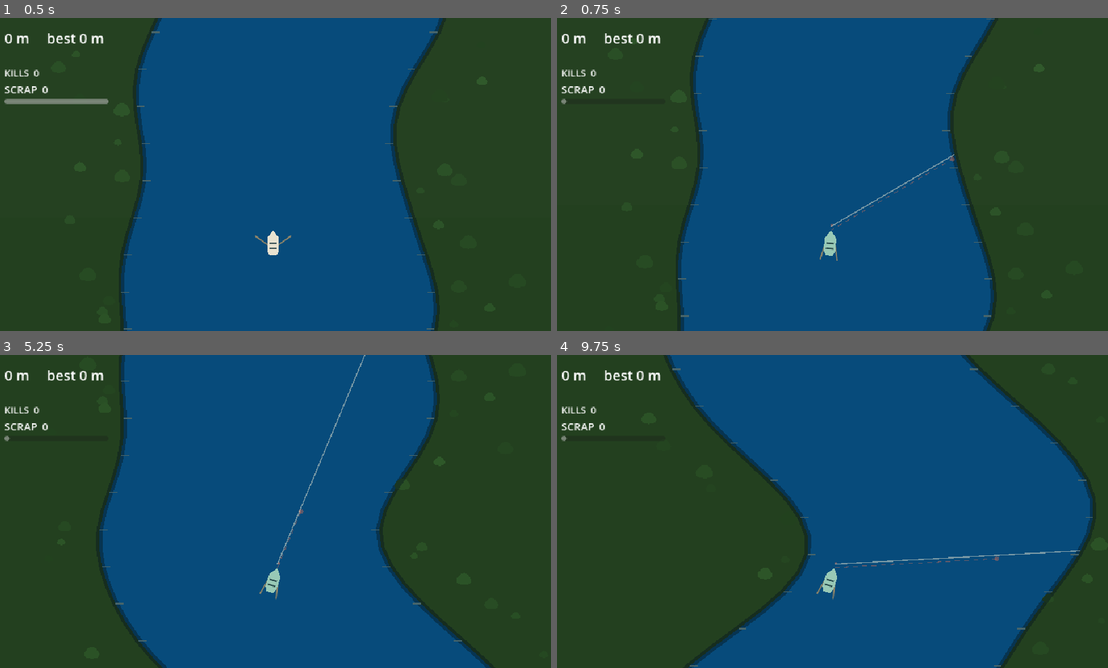
Above: before the commit, frames 1-4 (two rows, left to right).
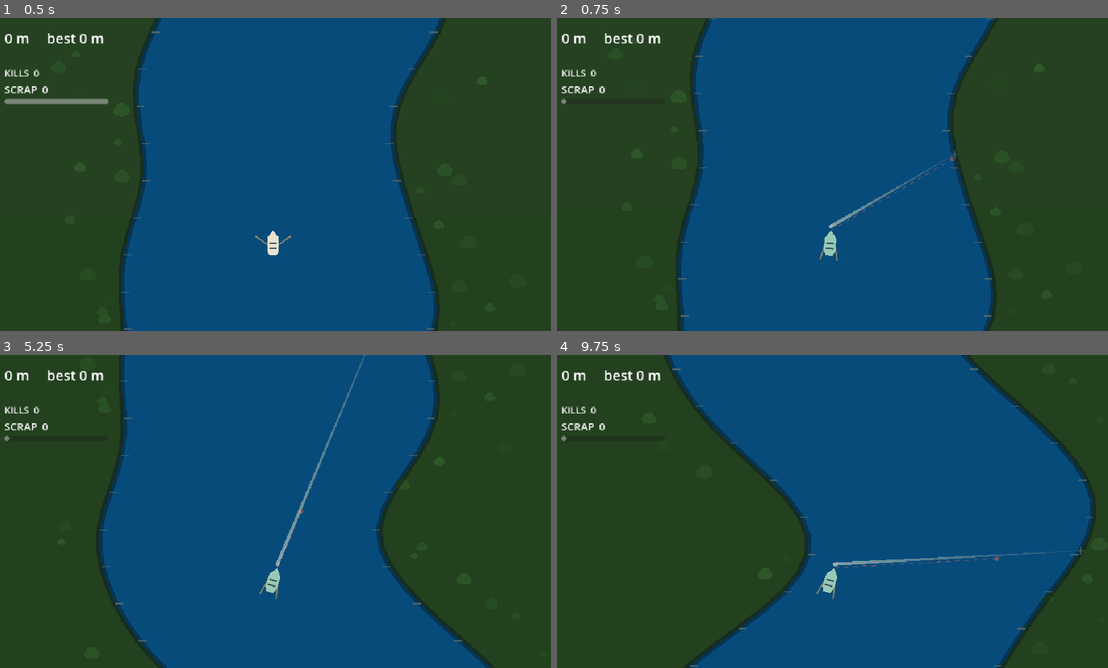
Above: after the commit, the same moments.

Repository: UnderstoodUseYourUsernameHere/break-water
Game: Godot game, scene res://scenes/Main.tscn
Two runs of this game, one before a commit and one after it. Both use one fixed random seed, a clock stepped at 60 frames per second and the inputs below.
Inputs (mouse positions are in pixels of both pictures, inside the frame that each line leads up to):
- Up to frame 1 (0.5 s): no input
- Up to frame 2 (0.75 s): tap Enter at 0.5 s; move the mouse to (953, 158) at 0.52 s; hold D (steer_right) from 0.53 s (still down); hold Right mouse button (aim) from 0.53 s (still down); click (953, 158) at 0.67 s
- Up to frame 3 (5.25 s): release D (steer_right) at 1.25 s; release Right mouse button (aim) at 1.25 s; drag from (159, 527) to (247, 574) at 1.27 s; move the mouse to (330, 442) at 2.02 s; hold D (steer_right) 2.03-2.75 s; tap E (interact) at 2.1 s; drag from (247, 574) to (104, 464) at 2.77 s; move the mouse to (440, 558) at 3.52 s; hold A (steer_left) 3.53-4.25 s; tap Alt at 3.6 s; drag from (104, 464) to (187, 433) at 4.27 s; move the mouse to (303, 511) at 5.02 s; hold Down from 5.03 s (still down); hold Right mouse button (aim) from 5.03 s (still down); click (303, 511) at 5.17 s
- Up to frame 4 (9.75 s): release Down at 5.75 s; release Right mouse button (aim) at 5.75 s; drag from (744, 433) to (716, 527) at 5.77 s; move the mouse to (953, 495) at 6.52 s; hold Up 6.53-7.25 s; tap E (interact) at 6.6 s; drag from (716, 527) to (804, 574) at 7.27 s; move the mouse to (887, 442) at 8.02 s; hold Down 8.03-8.75 s; tap Alt at 8.1 s; drag from (804, 574) to (661, 464) at 8.77 s; move the mouse to (997, 558) at 9.52 s; hold Up from 9.53 s (still down); hold Right mouse button (aim) from 9.53 s (still down); click (997, 558) at 9.67 s

Frame 1 is identical in both runs. In frame 2, 0.2% of the frame differs, in the area x 49-73%, y 42-68%; in frame 3, 0.3%; in frame 4, 0.3%, in the area x 49-96%, y 61-68%.

Commit message:
feat: add impact bursts on gun hit enemy or shore, improved enemy tell drawing, and improved boat weapon tracer

Diff:
--- a/scenes/enemies/BankGunner.tscn
+++ b/scenes/enemies/BankGunner.tscn
@@ -1,6 +1,7 @@
 [gd_scene format=3 uid="uid://u3ti26n4dkjo"]
 
 [ext_resource type="Script" uid="uid://8qwmehrhjrkx" path="res://scripts/enemies/bank_gunner.gd" id="1_67kqs"]
+[ext_resource type="Script" uid="uid://c0c3ybc15ex2b" path="res://scripts/enemies/tell_line.gd" id="2_7qlap"]
 [ext_resource type="Script" uid="uid://boijb80cus20x" path="res://scripts/enemies/enemy_marker.gd" id="2_swrly"]
 
 [sub_resource type="CircleShape2D" id="CircleShape2D_swrly"]
@@ -24,6 +25,7 @@
 visible = false
 width = 2.0
 default_color = Color(1, 0.88235295, 0.6039216, 1)
+script = ExtResource("2_7qlap")
 
 [node name="Visual" type="Node2D" parent="." unique_id=226840019]
 script = ExtResource("2_swrly")
--- a/scenes/enemies/Swimmer.tscn
+++ b/scenes/enemies/Swimmer.tscn
@@ -2,6 +2,7 @@
 
 [ext_resource type="Script" uid="uid://b61jdqwuhvq8d" path="res://scripts/enemies/swimmer.gd" id="1_afkkg"]
 [ext_resource type="Script" uid="uid://boijb80cus20x" path="res://scripts/enemies/enemy_marker.gd" id="2_kjsac"]
+[ext_resource type="Script" uid="uid://c0c3ybc15ex2b" path="res://scripts/enemies/tell_line.gd" id="2_tl00v"]
 
 [sub_resource type="CircleShape2D" id="CircleShape2D_afkkg"]
 radius = 12.0
@@ -19,6 +20,7 @@
 visible = false
 width = 2.0
 default_color = Color(1, 0.80784315, 0.4627451, 1)
+script = ExtResource("2_tl00v")
 
 [node name="Visual" type="Node2D" parent="." unique_id=416121768]
 script = ExtResource("2_kjsac")
--- a/scripts/enemies/bank_pulse.gd
+++ b/scripts/enemies/bank_pulse.gd
@@ -22,3 +22,25 @@
 		queue_free()
 	elif remaining_px <= 0.0:
 		queue_free()
+
+	queue_redraw()
+
+func _draw() -> void:
+	var back := -direction * 22.0
+
+	draw_line(
+		back,
+		Vector2.ZERO,
+		Color(1.0, 0.72, 0.35, 0.35),
+		3.0,
+		true
+	)
+	draw_line(
+		back * 0.45,
+		Vector2.ZERO,
+		Color(1.0, 0.86, 0.55, 0.7),
+		5.0,
+		true
+	)
+	draw_circle(Vector2.ZERO, 5.5, Color(1.0, 0.92, 0.70, 0.95))
+	draw_circle(Vector2.ZERO, 2.5, Color.WHITE)
--- /dev/null
+++ b/scripts/enemies/tell_line.gd
@@ -0,0 +1,31 @@
+extends Line2D
+
+@export var idle_width: float = 2.0
+@export var lock_width: float = 5.0
+@export var pulse_speed: float = 11.0
+
+@export var near_color := Color(1.0, 0.55, 0.25, 0.08)
+@export var far_color := Color(1.0, 0.32, 0.18, 0.9)
+
+func _ready() -> void:
+	var g := Gradient.new()
+	g.set_offset(0, 0.0)
+	g.set_offset(1, 1.0)
+	g.set_color(0, near_color)
+	g.set_color(1, far_color)
+	gradient = g
+
+	var c := Curve.new()
+	c.add_point(Vector2(0.0, 0.3))
+	c.add_point(Vector2(1.0, 1.0))
+	width_curve = c
+
+	begin_cap_mode = Line2D.LINE_CAP_ROUND
+	end_cap_mode = Line2D.LINE_CAP_ROUND
+
+func _process(delta: float) -> void:
+	if not visible:
+		return
+
+	var t := 0.5 + 0.5 * sin(float(Time.get_ticks_msec()) * 0.001 * pulse_speed)
+	width = lerpf(idle_width, lock_width, t)
--- a/scripts/tracer.gd
+++ b/scripts/tracer.gd
@@ -1,24 +1,104 @@
 extends Line2D
 
-@export var fade_time: float = 0.12
+@export var fade_time: float = 0.13
+@export var impact_time: float = 0.20
 
-var _time_left: float = 0.0
+const HIT_COLOR := Color(1.0, 0.92, 0.72, 1.0)
+const MISS_COLOR := Color(0.70, 0.84, 0.90, 1.0)
+
+var _life: float = 0.0
+var _impact_life: float = 0.0
+var _impact_at := Vector2.ZERO
+var _muzzle_at := Vector2.ZERO
+var _hit_target := false
 
 func _ready() -> void:
+	top_level = true
+	global_transform = Transform2D.IDENTITY
+	clear_points()
 	visible = false
+	_build_style()
 
-func show_shot(from: Vector2, to: Vector2, _hit_target: bool) -> void:
+func _build_style() -> void:
+	var g := Gradient.new()
+	g.set_offset(0, 0.0)
+	g.set_offset(1, 1.0)
+	g.set_color(0, Color(1.0, 0.97, 0.86, 1.0))
+	g.set_color(1, Color(1.0, 0.86, 0.60, 0.15))
+	gradient = g
+
+	var c := Curve.new()
+	c.add_point(Vector2(0.0, 1.0))
+	c.add_point(Vector2(0.35, 0.55))
+	c.add_point(Vector2(1.0, 0.18))
+	width_curve = c
+
+	width = 6.0
+	begin_cap_mode = Line2D.LINE_CAP_ROUND
+	end_cap_mode = Line2D.LINE_CAP_ROUND
+
+func show_shot(from: Vector2, to: Vector2, hit_target: bool) -> void:
 	clear_points()
-	add_point(to_local(from))
-	add_point(to_local(to))
-	_time_left = fade_time
+	add_point(from)
+	add_point(to)
+
+	_muzzle_at = from
+	_impact_at = to
+	_hit_target = hit_target
+	_life = fade_time
+	_impact_life = impact_time
+
 	modulate.a = 1.0
 	visible = true
+	queue_redraw()
 
 func _process(delta: float) -> void:
-	if _time_left <= 0.0:
+	if _life <= 0.0 and _impact_life <= 0.0:
 		return
-	_time_left -= delta
-	modulate.a = clampf(_time_left / fade_time, 0.0, 1.0)
-	if _time_left <= 0.0:
+
+	_life = maxf(0.0, _life - delta)
+	_impact_life = maxf(0.0, _impact_life - delta)
+
+	modulate.a = clamp(_life / fade_time, 0.0, 1.0)
+
+	if _life <= 0.0:
+		clear_points()
+
+	if _life <= 0.0 and _impact_life <= 0.0:
 		visible = false
+
+	queue_redraw()
+
+func _draw() -> void:
+	if _life > 0.0:
+		var flash := _life / fade_time
+		draw_circle(
+			_muzzle_at,
+			7.0 * flash,
+			Color(1.0, 0.95, 0.78, 0.55 * flash)
+		)
+
+	if _impact_life <= 0.0:
+		return
+
+	var k := _impact_life / impact_time
+	var tint: Color = HIT_COLOR if _hit_target else MISS_COLOR
+	var spokes := 6 if _hit_target else 4
+	var reach := (16.0 if _hit_target else 9.0) * (1.0 - k) + 3.0
+
+	draw_circle(
+		_impact_at,
+		(5.0 if _hit_target else 3.0) * k,
+		Color(tint.r, tint.g, tint.b, 0.8 * k)
+	)
+
+	for i in range(spokes):
+		var angle := TAU * float(i) / float(spokes) + float(_hit_target) * 0.4
+		var dir := Vector2.RIGHT.rotated(angle)
+		draw_line(
+			_impact_at + dir * 3.0,
+			_impact_at + dir * reach,
+			Color(tint.r, tint.g, tint.b, 0.85 * k),
+			2.0 * k,
+			true
+		)
Not shown, added: scripts/enemies/tell_line.gd.uid
